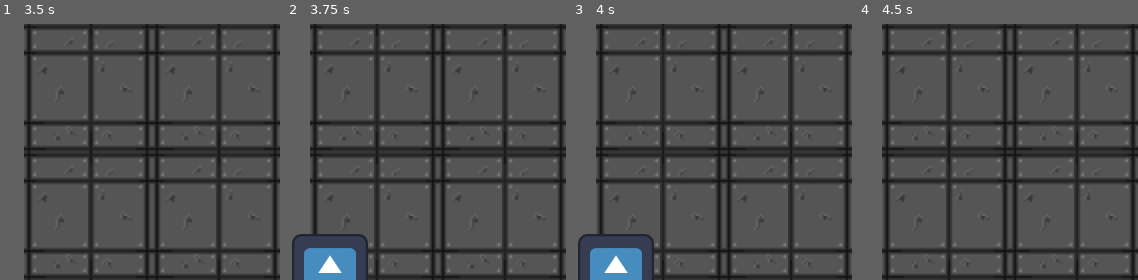
Above: before the commit, frames 1-4 (left to right).
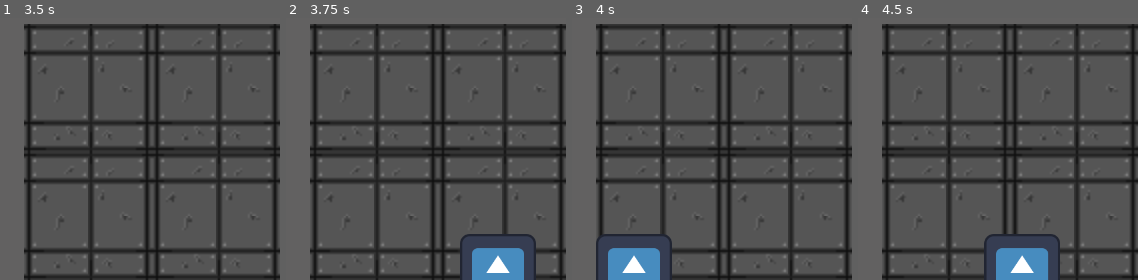
Above: after the commit, the same moments.

Repository: caterbob/ASLJA-OGPC-2025
Game: Godot game, scene res://world.tscn
Two runs of this game, one before a commit and one after it. Both use one fixed random seed, a clock stepped at 60 frames per second and the inputs below. The engine's default icon, where the game draws it, is replaced by a stand-in: a white triangle on a blue panel in a dark square.
Inputs:
- Up to frame 1 (3.5 s): tap Enter (ui_accept) at 0.5, 0.77, 1.25, 1.52, 2, 2.75, 3.02 s; hold Right (ui_right) 0.53-2.03 s; hold Left (ui_left) from 2.03 s (still down)
- Up to frame 2 (3.75 s): keep holding Left (ui_left); tap Enter (ui_accept) at 3.5 s
- Up to frame 3 (4 s): keep holding Left (ui_left); tap Enter (ui_accept) at 3.77 s
- Up to frame 4 (4.5 s): release Left (ui_left) at 4.28 s; hold Right (ui_right) from 4.28 s (still down)

Frame 1 is identical in both runs. In frame 2, 8.8% of the frame differs, in the area x 2-90%, y 82-100%; in frame 3, 3.8%; in frame 4, 4.3%.

Commit message:
Player Speed Normal

Diff:
--- a/the-game/player.gd
+++ b/the-game/player.gd
@@ -1,7 +1,7 @@
 extends CharacterBody2D
 
 
-const SPEED = 1200.0
+const SPEED = 300.0
 
 
 
